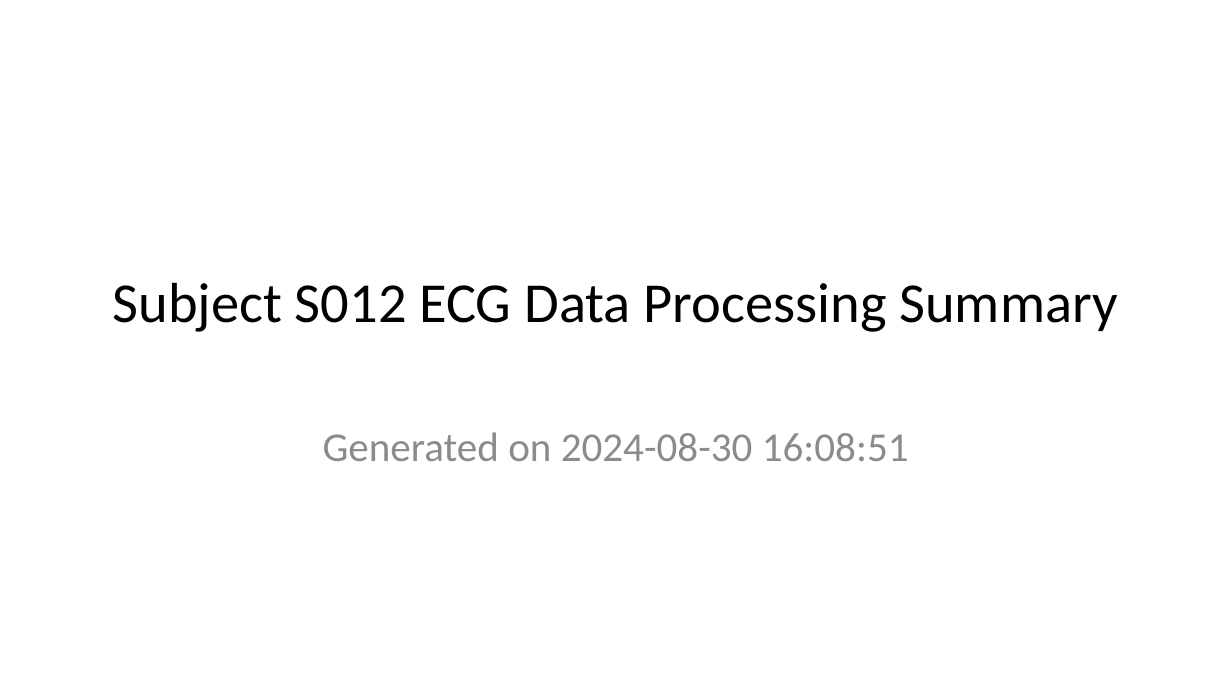
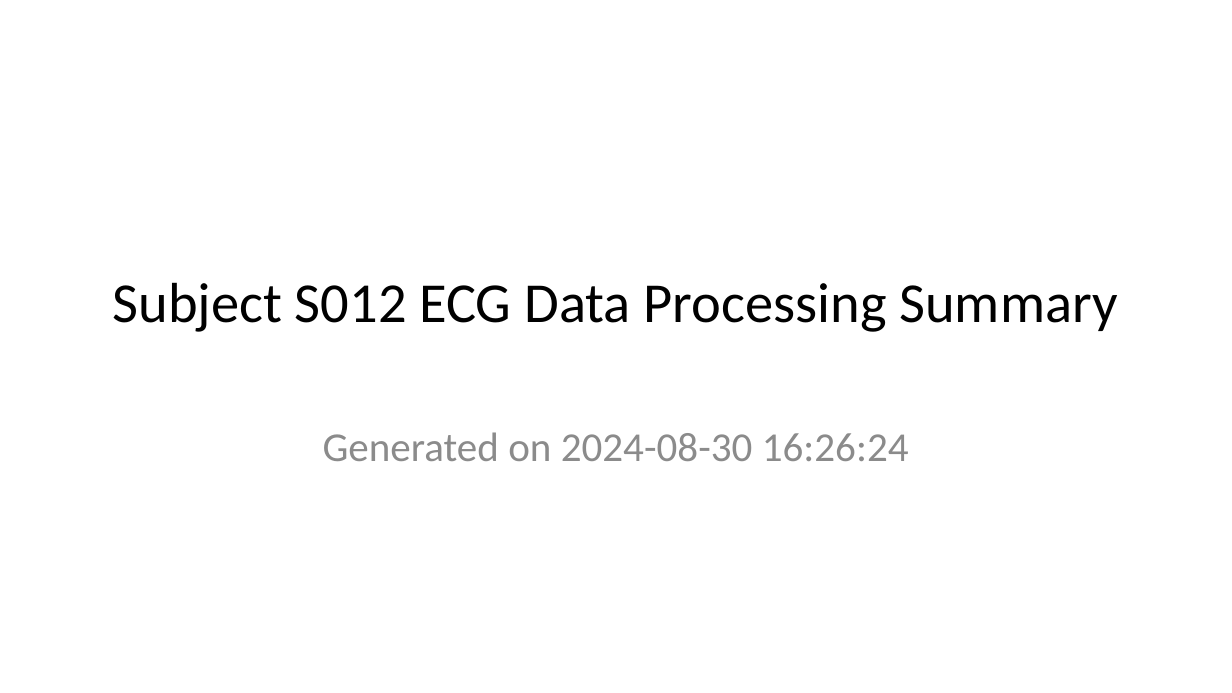
Before and after one commit to alphanumericslab/multimodal-physio-data-analysis, a slide deck: slide 1 of data/s012/prescribe-presentation.pptx. Drawn at 1232x693 pixels with LibreOffice and Linux fonts; fonts in the diff are those of the drawing. Boxes give left, top, right and bottom in pixels: in the first picture for what was removed or moved away, otherwise in the second. Text is boxed around its words. In the diff, an @@ line names an element or a change of style, - is before the commit and + after.

```diff
--- a/data/s012/prescribe-presentation.pptx
+++ b/data/s012/prescribe-presentation.pptx
@@ subtitle at bbox=[323, 432, 909, 461]: text changed @@
-Generated on 2024-08-30 16:08:51
+Generated on 2024-08-30 16:26:24
```
Also in this commit, not shown: 1 other slide changed, 37 other files.
